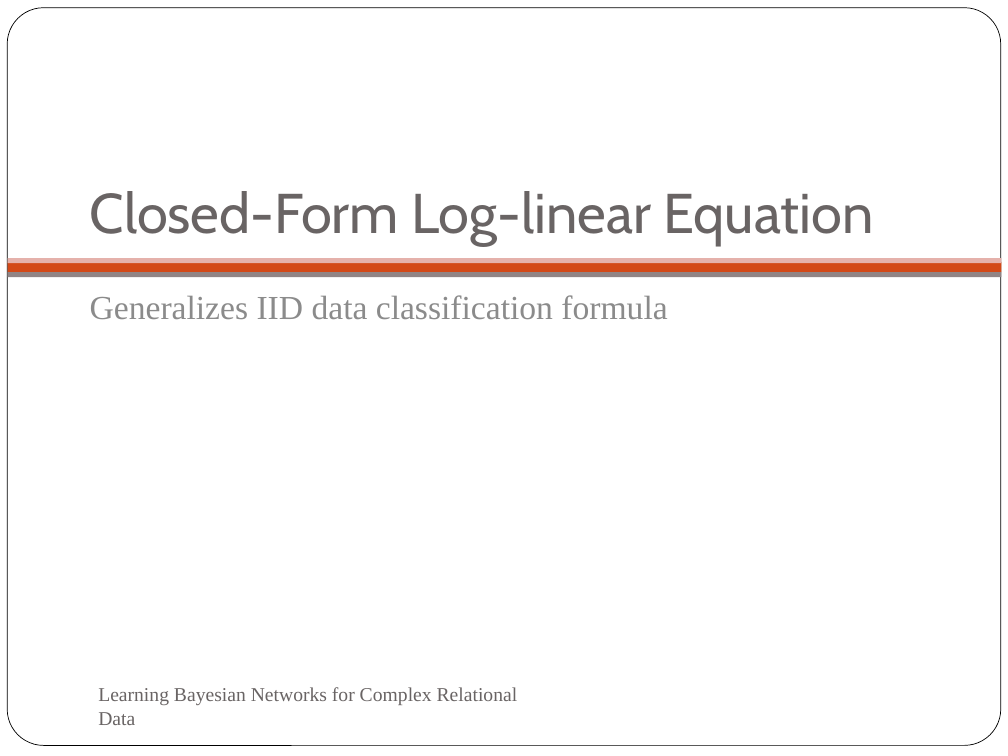
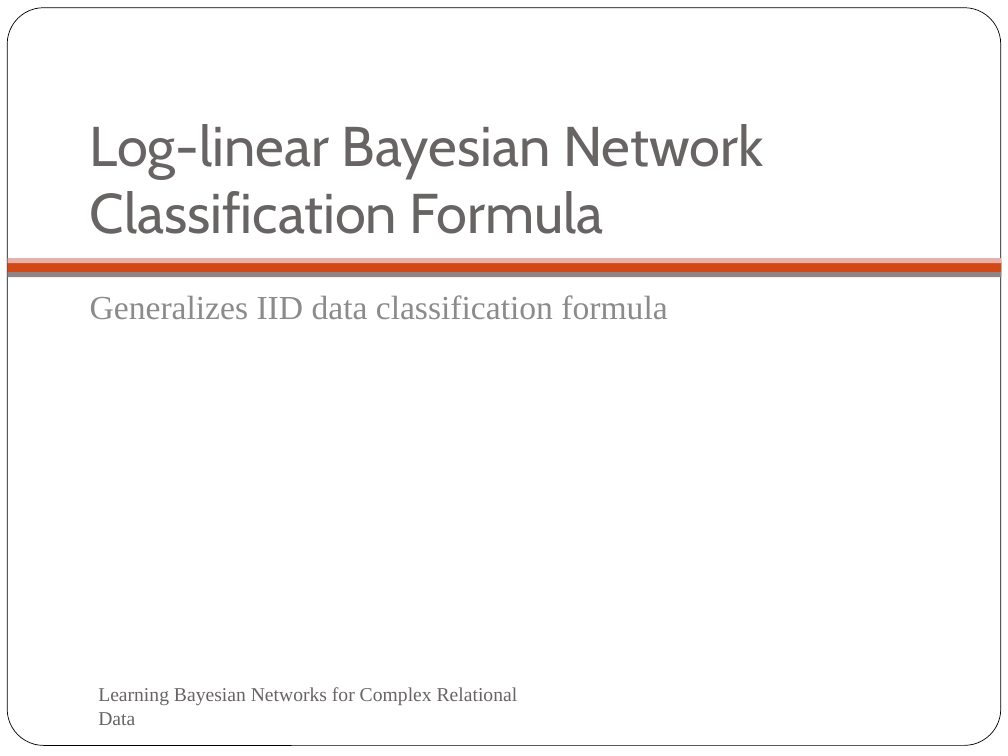
Before and after one commit to oschulte/srl-tutorial-slides, a slide deck: slide 16 of ch5-rel-bayes-net-classifier.pptx (slide 21 before the commit). Drawn at 1008x756 pixels with LibreOffice and Linux fonts; fonts in the diff are those of the drawing; background and template pictures are left out. Boxes give left, top, right and bottom in pixels: in the first picture for what was removed or moved away, otherwise in the second. Text is boxed around its words. In the diff, an @@ line names an element or a change of style, - is before the commit and + after.

Commit message:
new simpler classification slides

```diff
--- a/ch5-rel-bayes-net-classifier.pptx
+++ b/ch5-rel-bayes-net-classifier.pptx
@@ title at (90, 124, 763, 234): text changed @@
-Closed-Form Log-linear Equation
+Log-linear Bayesian Network Classification Formula
```
Also in this commit, not shown: 11 other slides changed, 5 slides added, 9 slides removed.
